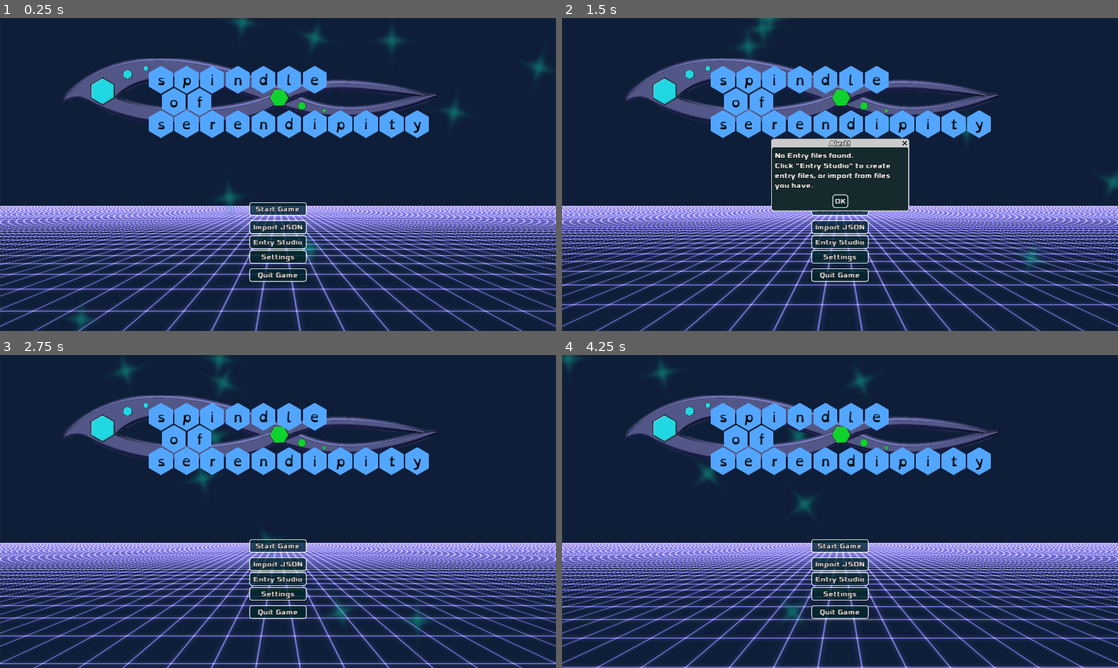
Above: before the commit, frames 1-4 (two rows, left to right).
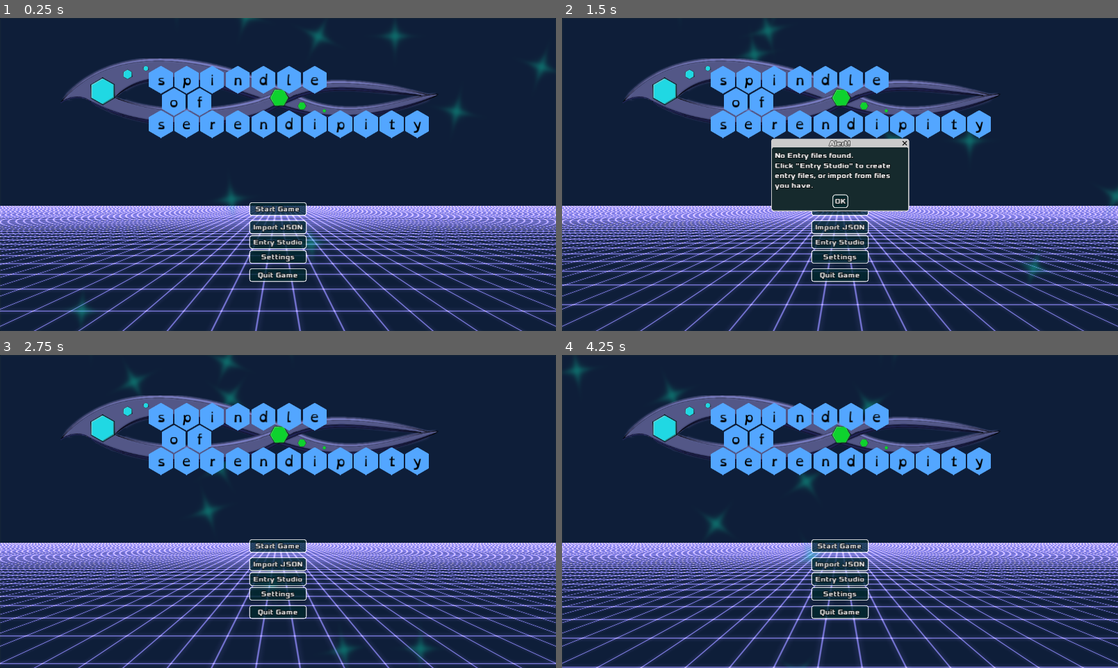
Above: after the commit, the same moments.

Repository: zacryol/spindle-of-serendipity
Game: Godot game, scene res://game/menus/MainMenu.tscn
The game is run twice, just before and just after one commit, with the same random seed, the same clock (stepped at 60 frames per second) and the same inputs.
Inputs:
- Up to frame 1 (0.25 s): no input
- Up to frame 2 (1.5 s): click "Start Game" at 0.5 s; click "Start Game" at 1.25 s
- Up to frame 3 (2.75 s): click "OK" at 2 s
- Up to frame 4 (4.25 s): tap Enter at 2.75 s; tap Backspace at 2.85 s; hold A from 3.53 s (still down); tap Z at 3.6 s

The runs differ from the first frame. In frame 1, 0.4% of the frame differs, in the area x 12-98%, y 0-99%; in frame 2, 0.6%; in frame 3, 1.2%, in the area x 20-78%, y 0-98%; in frame 4, 1.2%.

Commit message:
tweaked particles

Diff:
--- a/godot/game/BGEffect.tscn
+++ b/godot/game/BGEffect.tscn
@@ -81,8 +81,9 @@
 }
 
 [node name="Particles2D" type="Particles2D" parent="."]
-position = Vector2( 640, 0 )
-lifetime = 4.0
+position = Vector2( 640, -45 )
+amount = 10
+lifetime = 4.5
 preprocess = 4.0
 process_material = SubResource( 5 )
 texture = ExtResource( 1 )
